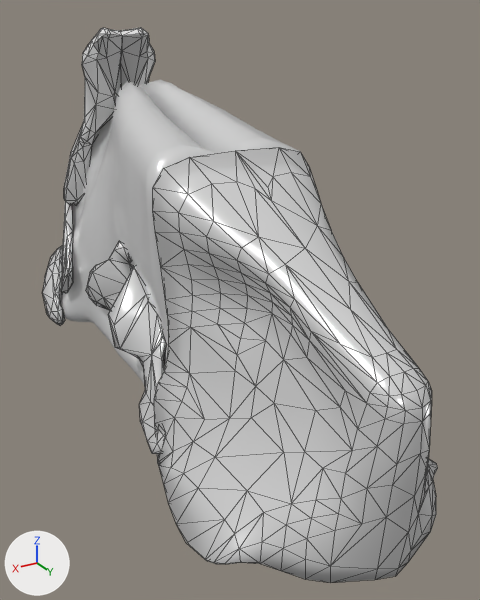
What one commit did to the glTF model apps/corpo-humano/modelos/nariz.glb.
One viewpoint serves both versions: a 50 mm lens placed at (0.043, 0.0277, 1.607), pointed at (-0.0059, -0.0539, 1.5662). Lighting does not change. The marker at lower left points along +X, +Y and +Z. The picture after the commit comes second. Mesh edges are drawn as thin lines on the coarser meshes.

The scene before the commit, as lines of its bpy script (objects in view):
```python
me_mesh_2 = bpy.data.meshes.new('Mesh_2')
me_mesh_2.from_pydata(...)  # 290 vertices, 580 faces; spans x -0.0149..0.0149, y -0.0754..-0.0408, z 1.5521..1.5746
me_mesh_2.materials.append(mat_bone_001)  # white #e7e7e7
me_mesh_3 = bpy.data.meshes.new('Mesh_3')
me_mesh_3.from_pydata(...)  # 2898 vertices, 5875 faces; spans x -0.0137..0.0137, y -0.1081..-0.0422, z 1.5496..1.5976
me_mesh_3.materials.append(mat_mucosa)  # white #e7e7e7
me_mesh_4 = bpy.data.meshes.new('Mesh_4')
me_mesh_4.from_pydata(...)  # 587 vertices, 1170 faces; spans x -0.0175..0.0175, y -0.0454..-0.0096, z 1.5501..1.5912
me_mesh_4.materials.append(mat_mucosa)  # white #e7e7e7
ob_conchas = bpy.data.objects.new('conchas', me_mesh_2)
ob_conchas.location = (0.0, 0.0, 0.0)
ob_mucosa = bpy.data.objects.new('mucosa', me_mesh_3)
ob_mucosa.location = (0.0, 0.0, 0.0)
ob_nasofaringe = bpy.data.objects.new('nasofaringe', me_mesh_4)
ob_nasofaringe.location = (0.0, 0.0, 0.0)
# also in view: 'ossos' at (0.0, -0.0898, 1.5894); 'cartilagens' at (0.0, -0.0946, 1.5674)
```
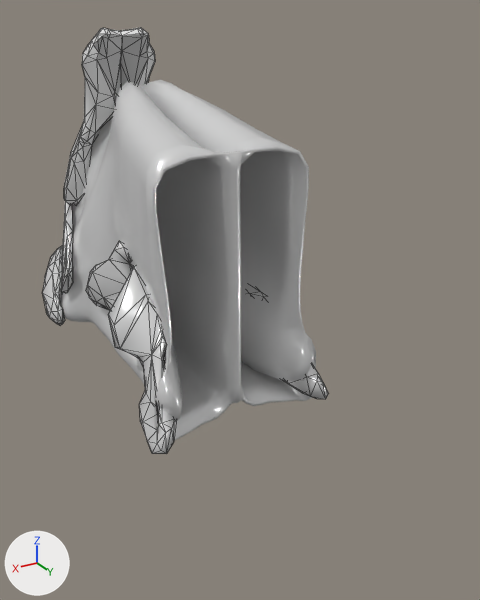
The change, as a list of edits to the scene's bpy script:
```text
Remove ob_nasofaringe:
    ob_nasofaringe = bpy.data.objects.new('nasofaringe', me_mesh_4)
    ob_nasofaringe.location = (0.0, 0.0, 0.0)
```

Changed parts and their boxes [x1, y1, x2, y2] in the pictures (480 x 600 px):
'nasofaringe', deleted
    before: [153, 147, 438, 583]
'mucosa', unchanged, uncovered by the edit
    before: [62, 80, 300, 420]
    after: [62, 80, 316, 441]
